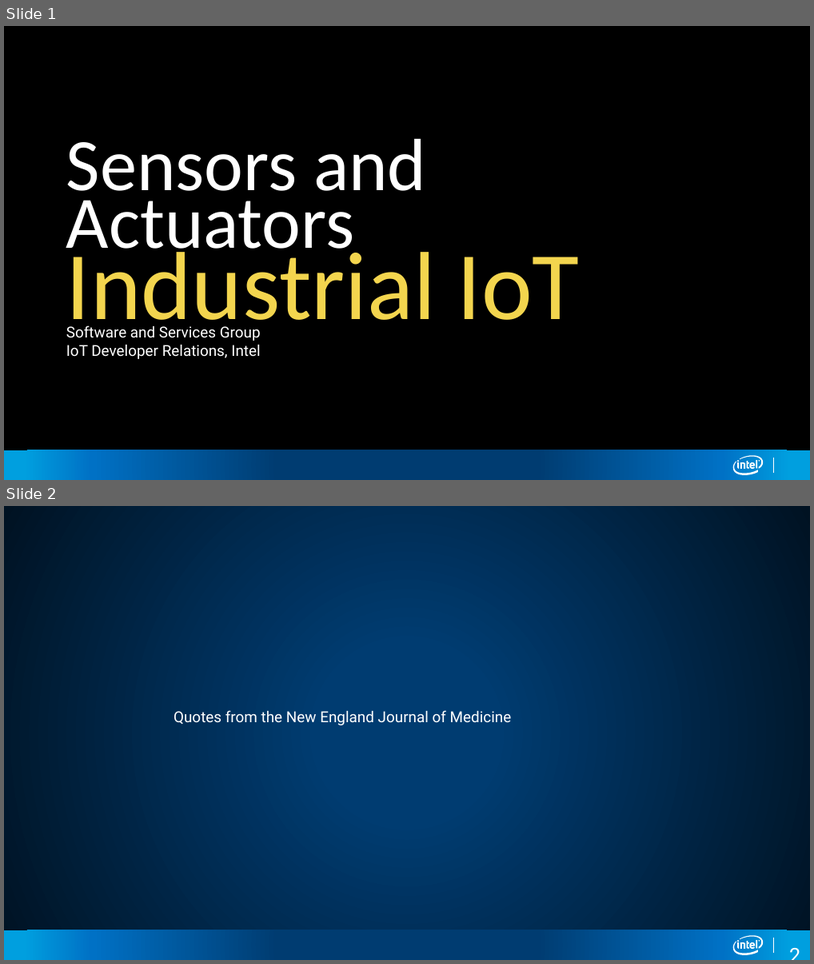
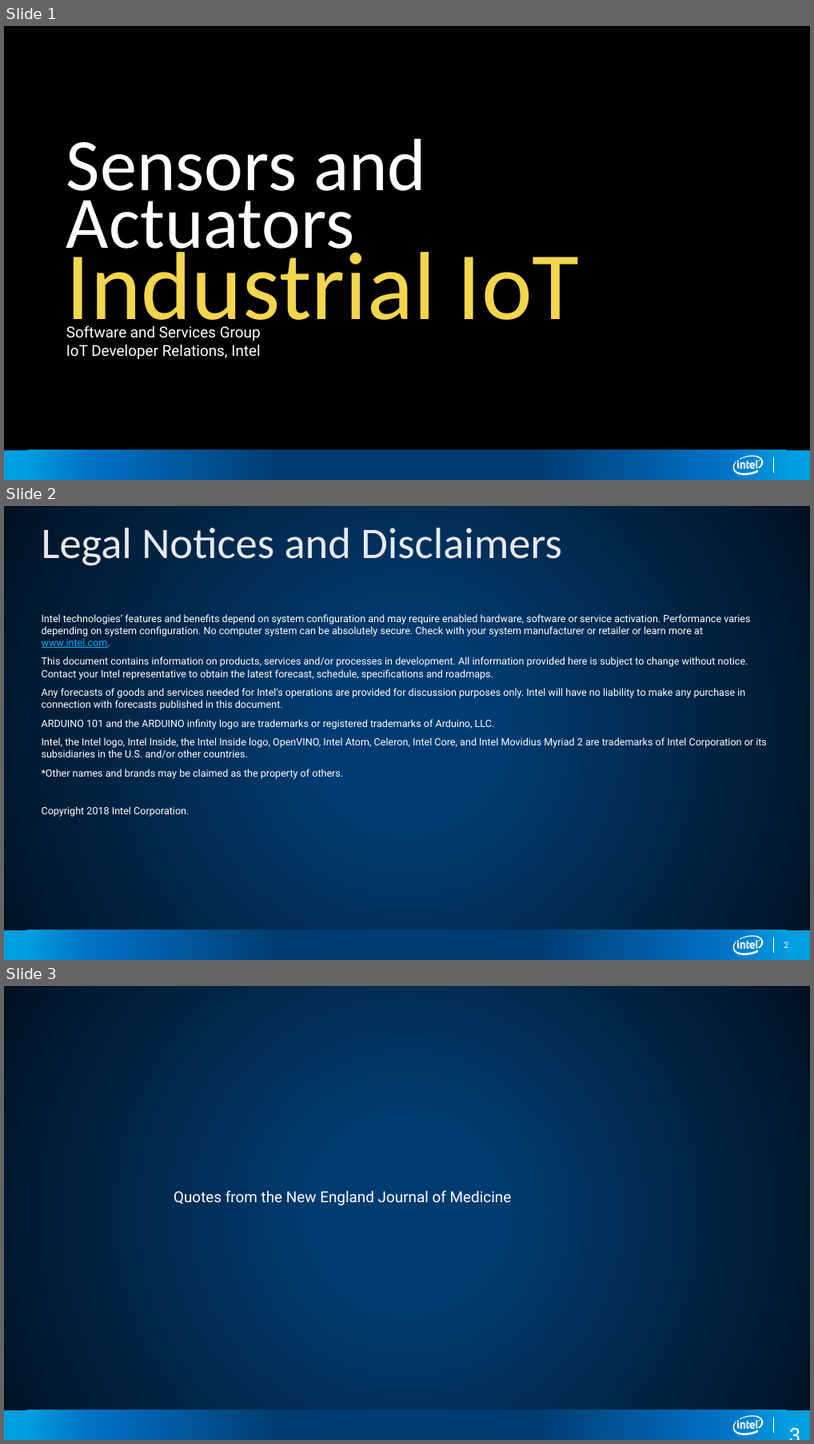
Before and after one commit to SSG-DRD-IOT/Industrial-IoT-Workshop, a slide deck: presentations/Sensors-and-Actuators.pptx. Shown one above the other, each under a label of ours: slides 1 and 2 before the commit, slides 1, 2 and 3 after it. The pictures are 814x964 and 814x1444 pixels, drawn with LibreOffice and Linux fonts; fonts in the diff are those of the drawing; background and template pictures are left out. Boxes give left, top, right and bottom in pixels: in the first picture for what was removed or moved away, otherwise in the second. Text is boxed around its words. In the diff, an @@ line names an element or a change of style, - is before the commit and + after.

Commit message:
Inserted Legal Slides

```diff
--- a/presentations/Sensors-and-Actuators.pptx
+++ b/presentations/Sensors-and-Actuators.pptx
@@ slide 2 added at (4,506,810,960), background picture (left out); not listed: 4 template elements that a slide beside it also shows @@
@@ title added at (42,528,562,566), 52 pt, text #FFFFFF at 90% opacity @@
+Legal Notices and Disclaimers
@@ text added at (42,614,767,816), 12 pt, text #FFFFFF @@
+Intel technologies’ features and benefits depend on system configuration and may require enabled hardware, software or service activation. Performance varies depending on system configuration. No computer system can be absolutely secure. Check with your system manufacturer or retailer or learn more at www.intel.com.
+This document contains information on products, services and/or processes in development. All information provided here is subject to change without notice. Contact your Intel representative to obtain the latest forecast, schedule, specifications and roadmaps.
+Any forecasts of goods and services needed for Intel’s operations are provided for discussion purposes only. Intel will have no liability to make any purchase in connection with forecasts published in this document.
+ARDUINO 101 and the ARDUINO infinity logo are trademarks or registered trademarks of Arduino, LLC.
+Intel, the Intel logo, Intel Inside, the Intel Inside logo, OpenVINO, Intel Atom, Celeron, Intel Core, and Intel Movidius Myriad 2 are trademarks of Intel Corporation or its subsidiaries in the U.S. and/or other countries.
+*Other names and brands may be claimed as the property of others.
+Copyright 2018 Intel Corporation.
@@ page number added at (784,941,789,948), 10 pt, text #FFFFFF @@
+2
@@ what was slide 2 is now slide 3 @@
```
Also in this commit, not shown: 2 other files.
